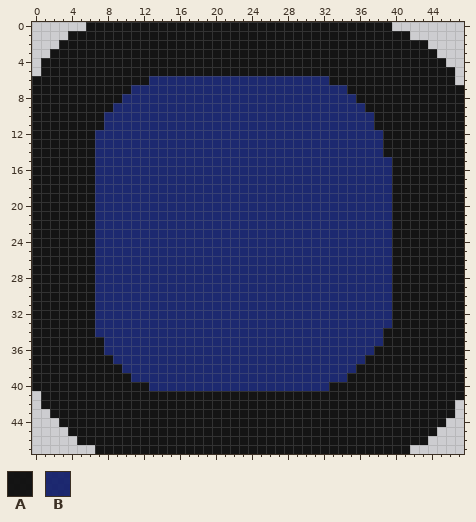
Two states of a pixel-art sprite, data/windowTileset.png. Above: the version before the commit.
The file is 48x48 pixels.
Palette (. is transparent): A #000000e6  B #0a1766e6
The result:
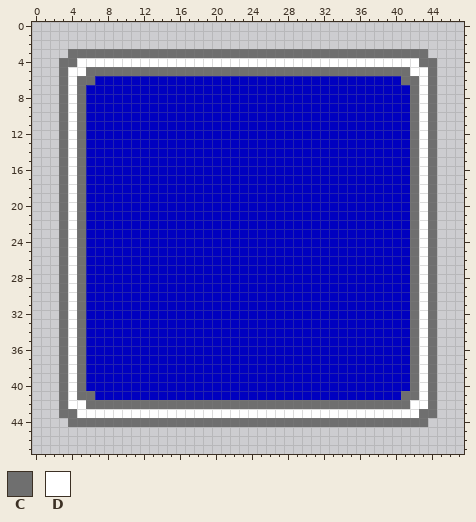
Colours new in this view: C #6f6f6f  D #ffffff
The exact change:
@@ palette @@
-B #0a1766e6
+B #0000c0
@@ x 0..47 @@
- 0 ......AAAAAAAAAAAAAAAAAAAAAAAAAAAAAAAAAA........
- 1 ....AAAAAAAAAAAAAAAAAAAAAAAAAAAAAAAAAAAAAA......
- 2 ...AAAAAAAAAAAAAAAAAAAAAAAAAAAAAAAAAAAAAAAAA....
- 3 ..AAAAAAAAAAAAAAAAAAAAAAAAAAAAAAAAAAAAAAAAAAA...
- 4 .AAAAAAAAAAAAAAAAAAAAAAAAAAAAAAAAAAAAAAAAAAAAA..
- 5 .AAAAAAAAAAAAAAAAAAAAAAAAAAAAAAAAAAAAAAAAAAAAAA.
- 6 AAAAAAAAAAAAABBBBBBBBBBBBBBBBBBBBAAAAAAAAAAAAAA.
- 7 AAAAAAAAAAABBBBBBBBBBBBBBBBBBBBBBBBAAAAAAAAAAAAA
- 8 AAAAAAAAAABBBBBBBBBBBBBBBBBBBBBBBBBBAAAAAAAAAAAA
- 9 AAAAAAAAABBBBBBBBBBBBBBBBBBBBBBBBBBBBAAAAAAAAAAA
-10 AAAAAAAABBBBBBBBBBBBBBBBBBBBBBBBBBBBBBAAAAAAAAAA
-11 AAAAAAAABBBBBBBBBBBBBBBBBBBBBBBBBBBBBBAAAAAAAAAA
-12 AAAAAAABBBBBBBBBBBBBBBBBBBBBBBBBBBBBBBBAAAAAAAAA
-13 AAAAAAABBBBBBBBBBBBBBBBBBBBBBBBBBBBBBBBAAAAAAAAA
-14 AAAAAAABBBBBBBBBBBBBBBBBBBBBBBBBBBBBBBBAAAAAAAAA
-15 AAAAAAABBBBBBBBBBBBBBBBBBBBBBBBBBBBBBBBBAAAAAAAA
-16 AAAAAAABBBBBBBBBBBBBBBBBBBBBBBBBBBBBBBBBAAAAAAAA
-17 AAAAAAABBBBBBBBBBBBBBBBBBBBBBBBBBBBBBBBBAAAAAAAA
-18 AAAAAAABBBBBBBBBBBBBBBBBBBBBBBBBBBBBBBBBAAAAAAAA
-19 AAAAAAABBBBBBBBBBBBBBBBBBBBBBBBBBBBBBBBBAAAAAAAA
-20 AAAAAAABBBBBBBBBBBBBBBBBBBBBBBBBBBBBBBBBAAAAAAAA
-21 AAAAAAABBBBBBBBBBBBBBBBBBBBBBBBBBBBBBBBBAAAAAAAA
-22 AAAAAAABBBBBBBBBBBBBBBBBBBBBBBBBBBBBBBBBAAAAAAAA
-23 AAAAAAABBBBBBBBBBBBBBBBBBBBBBBBBBBBBBBBBAAAAAAAA
-24 AAAAAAABBBBBBBBBBBBBBBBBBBBBBBBBBBBBBBBBAAAAAAAA
-25 AAAAAAABBBBBBBBBBBBBBBBBBBBBBBBBBBBBBBBBAAAAAAAA
-26 AAAAAAABBBBBBBBBBBBBBBBBBBBBBBBBBBBBBBBBAAAAAAAA
-27 AAAAAAABBBBBBBBBBBBBBBBBBBBBBBBBBBBBBBBBAAAAAAAA
-28 AAAAAAABBBBBBBBBBBBBBBBBBBBBBBBBBBBBBBBBAAAAAAAA
-29 AAAAAAABBBBBBBBBBBBBBBBBBBBBBBBBBBBBBBBBAAAAAAAA
-30 AAAAAAABBBBBBBBBBBBBBBBBBBBBBBBBBBBBBBBBAAAAAAAA
-31 AAAAAAABBBBBBBBBBBBBBBBBBBBBBBBBBBBBBBBBAAAAAAAA
-32 AAAAAAABBBBBBBBBBBBBBBBBBBBBBBBBBBBBBBBBAAAAAAAA
-33 AAAAAAABBBBBBBBBBBBBBBBBBBBBBBBBBBBBBBBBAAAAAAAA
-34 AAAAAAABBBBBBBBBBBBBBBBBBBBBBBBBBBBBBBBAAAAAAAAA
-35 AAAAAAAABBBBBBBBBBBBBBBBBBBBBBBBBBBBBBBAAAAAAAAA
-36 AAAAAAAABBBBBBBBBBBBBBBBBBBBBBBBBBBBBBAAAAAAAAAA
-37 AAAAAAAAABBBBBBBBBBBBBBBBBBBBBBBBBBBBAAAAAAAAAAA
-38 AAAAAAAAAABBBBBBBBBBBBBBBBBBBBBBBBBBAAAAAAAAAAAA
-39 AAAAAAAAAAABBBBBBBBBBBBBBBBBBBBBBBBAAAAAAAAAAAAA
-40 AAAAAAAAAAAAABBBBBBBBBBBBBBBBBBBBAAAAAAAAAAAAAAA
-41 .AAAAAAAAAAAAAAAAAAAAAAAAAAAAAAAAAAAAAAAAAAAAAAA
-42 .AAAAAAAAAAAAAAAAAAAAAAAAAAAAAAAAAAAAAAAAAAAAAA.
-43 ..AAAAAAAAAAAAAAAAAAAAAAAAAAAAAAAAAAAAAAAAAAAAA.
-44 ...AAAAAAAAAAAAAAAAAAAAAAAAAAAAAAAAAAAAAAAAAAA..
-45 ....AAAAAAAAAAAAAAAAAAAAAAAAAAAAAAAAAAAAAAAAA...
-46 .....AAAAAAAAAAAAAAAAAAAAAAAAAAAAAAAAAAAAAAA....
-47 .......AAAAAAAAAAAAAAAAAAAAAAAAAAAAAAAAAAA......
+ 0 ................................................
+ 1 ................................................
+ 2 ................................................
+ 3 ....CCCCCCCCCCCCCCCCCCCCCCCCCCCCCCCCCCCCCCCC....
+ 4 ...CCDDDDDDDDDDDDDDDDDDDDDDDDDDDDDDDDDDDDDDCC...
+ 5 ...CDDCCCCCCCCCCCCCCCCCCCCCCCCCCCCCCCCCCCCDDC...
+ 6 ...CDCCBBBBBBBBBBBBBBBBBBBBBBBBBBBBBBBBBBCCDC...
+ 7 ...CDCBBBBBBBBBBBBBBBBBBBBBBBBBBBBBBBBBBBBCDC...
+ 8 ...CDCBBBBBBBBBBBBBBBBBBBBBBBBBBBBBBBBBBBBCDC...
+ 9 ...CDCBBBBBBBBBBBBBBBBBBBBBBBBBBBBBBBBBBBBCDC...
+10 ...CDCBBBBBBBBBBBBBBBBBBBBBBBBBBBBBBBBBBBBCDC...
+11 ...CDCBBBBBBBBBBBBBBBBBBBBBBBBBBBBBBBBBBBBCDC...
+12 ...CDCBBBBBBBBBBBBBBBBBBBBBBBBBBBBBBBBBBBBCDC...
+13 ...CDCBBBBBBBBBBBBBBBBBBBBBBBBBBBBBBBBBBBBCDC...
+14 ...CDCBBBBBBBBBBBBBBBBBBBBBBBBBBBBBBBBBBBBCDC...
+15 ...CDCBBBBBBBBBBBBBBBBBBBBBBBBBBBBBBBBBBBBCDC...
+16 ...CDCBBBBBBBBBBBBBBBBBBBBBBBBBBBBBBBBBBBBCDC...
+17 ...CDCBBBBBBBBBBBBBBBBBBBBBBBBBBBBBBBBBBBBCDC...
+18 ...CDCBBBBBBBBBBBBBBBBBBBBBBBBBBBBBBBBBBBBCDC...
+19 ...CDCBBBBBBBBBBBBBBBBBBBBBBBBBBBBBBBBBBBBCDC...
+20 ...CDCBBBBBBBBBBBBBBBBBBBBBBBBBBBBBBBBBBBBCDC...
+21 ...CDCBBBBBBBBBBBBBBBBBBBBBBBBBBBBBBBBBBBBCDC...
+22 ...CDCBBBBBBBBBBBBBBBBBBBBBBBBBBBBBBBBBBBBCDC...
+23 ...CDCBBBBBBBBBBBBBBBBBBBBBBBBBBBBBBBBBBBBCDC...
+24 ...CDCBBBBBBBBBBBBBBBBBBBBBBBBBBBBBBBBBBBBCDC...
+25 ...CDCBBBBBBBBBBBBBBBBBBBBBBBBBBBBBBBBBBBBCDC...
+26 ...CDCBBBBBBBBBBBBBBBBBBBBBBBBBBBBBBBBBBBBCDC...
+27 ...CDCBBBBBBBBBBBBBBBBBBBBBBBBBBBBBBBBBBBBCDC...
+28 ...CDCBBBBBBBBBBBBBBBBBBBBBBBBBBBBBBBBBBBBCDC...
+29 ...CDCBBBBBBBBBBBBBBBBBBBBBBBBBBBBBBBBBBBBCDC...
+30 ...CDCBBBBBBBBBBBBBBBBBBBBBBBBBBBBBBBBBBBBCDC...
+31 ...CDCBBBBBBBBBBBBBBBBBBBBBBBBBBBBBBBBBBBBCDC...
+32 ...CDCBBBBBBBBBBBBBBBBBBBBBBBBBBBBBBBBBBBBCDC...
+33 ...CDCBBBBBBBBBBBBBBBBBBBBBBBBBBBBBBBBBBBBCDC...
+34 ...CDCBBBBBBBBBBBBBBBBBBBBBBBBBBBBBBBBBBBBCDC...
+35 ...CDCBBBBBBBBBBBBBBBBBBBBBBBBBBBBBBBBBBBBCDC...
+36 ...CDCBBBBBBBBBBBBBBBBBBBBBBBBBBBBBBBBBBBBCDC...
+37 ...CDCBBBBBBBBBBBBBBBBBBBBBBBBBBBBBBBBBBBBCDC...
+38 ...CDCBBBBBBBBBBBBBBBBBBBBBBBBBBBBBBBBBBBBCDC...
+39 ...CDCBBBBBBBBBBBBBBBBBBBBBBBBBBBBBBBBBBBBCDC...
+40 ...CDCBBBBBBBBBBBBBBBBBBBBBBBBBBBBBBBBBBBBCDC...
+41 ...CDCCBBBBBBBBBBBBBBBBBBBBBBBBBBBBBBBBBBCCDC...
+42 ...CDDCCCCCCCCCCCCCCCCCCCCCCCCCCCCCCCCCCCCDDC...
+43 ...CCDDDDDDDDDDDDDDDDDDDDDDDDDDDDDDDDDDDDDDCC...
+44 ....CCCCCCCCCCCCCCCCCCCCCCCCCCCCCCCCCCCCCCCC....
+45 ................................................
+46 ................................................
+47 ................................................
